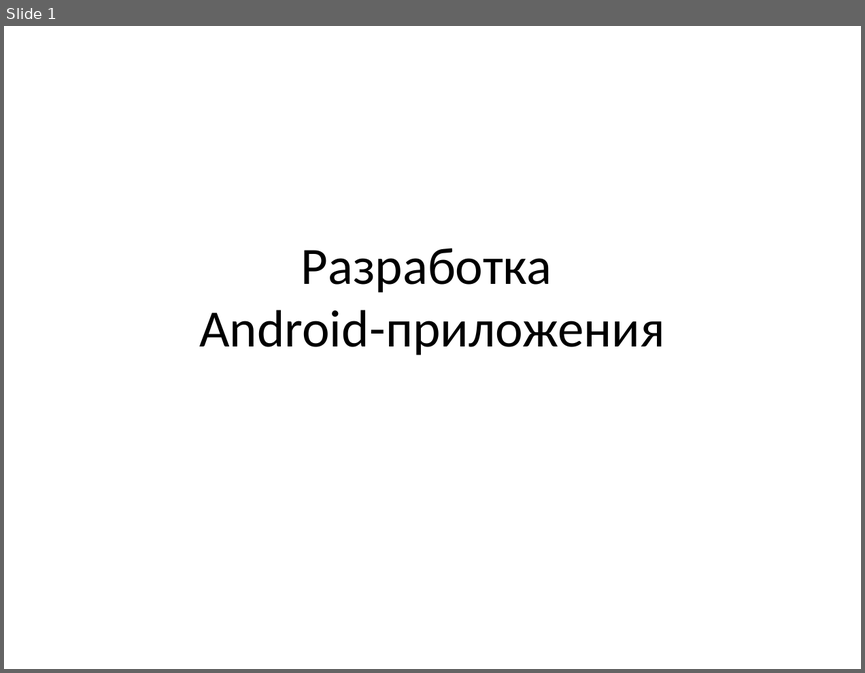
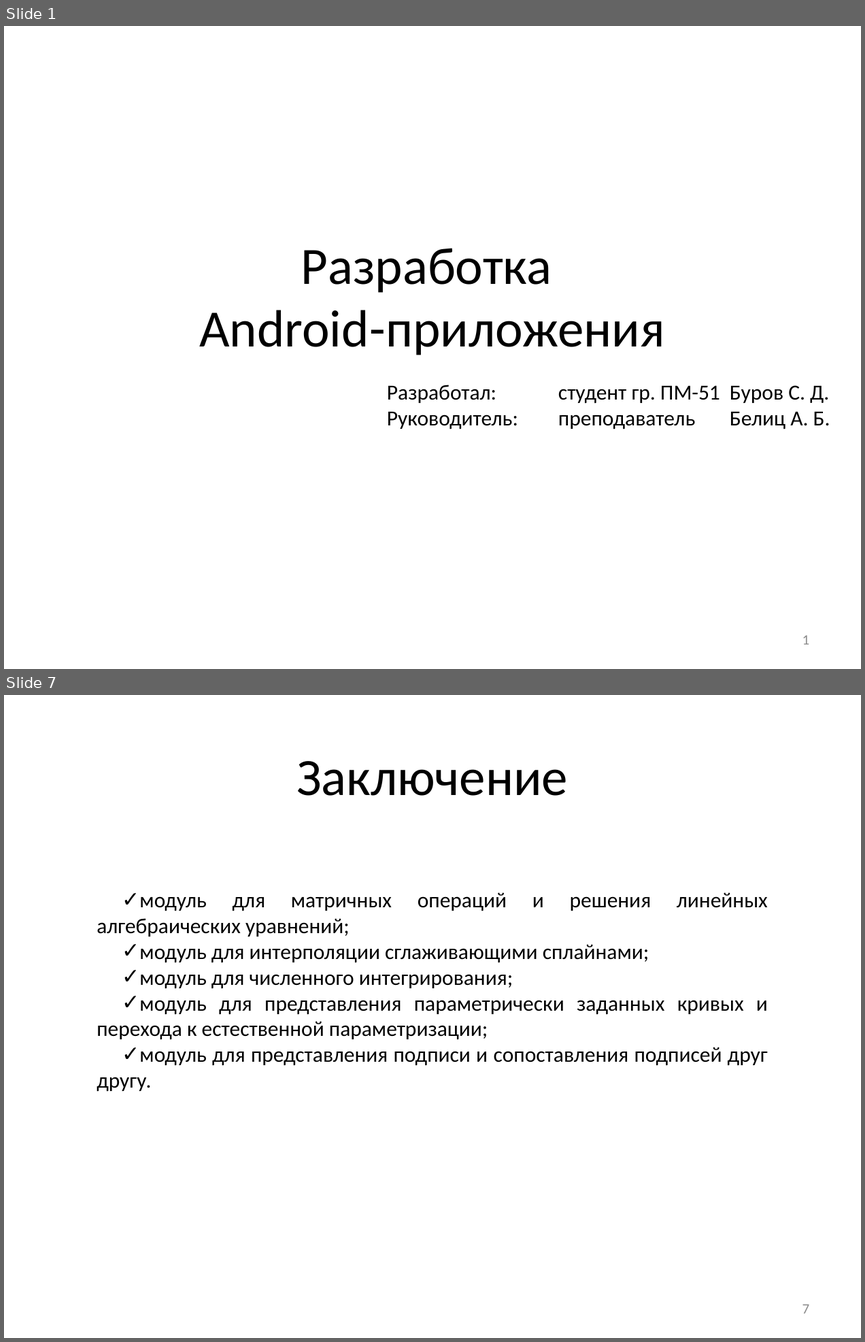
Before and after one commit to ilionsd/explanatory_note, a slide deck: Диплом.Презентация.pptx. Shown one above the other, each under a label of ours: slide 1 before the commit, slides 1 and 7 after it; the slides between them are not shown. The pictures are 865x673 and 865x1342 pixels, drawn with LibreOffice and Linux fonts; fonts in the diff are those of the drawing. Boxes give left, top, right and bottom in pixels: in the first picture for what was removed or moved away, otherwise in the second. Text is boxed around its words. In the diff, an @@ line names an element or a change of style, - is before the commit and + after.

```diff
--- a/Диплом.Презентация.pptx
+++ b/Диплом.Презентация.pptx
@@ slide 7 added at bbox=[4, 695, 861, 1338], background #FFFFFF @@
@@ title added at bbox=[296, 761, 568, 796], 44 pt, text #000000 @@
+Заключение
@@ text added at bbox=[96, 892, 768, 1091], 18 pt, text #000000 @@
+✓ модуль для матричных операций и решения линейных алгебраических уравнений;
+✓ модуль для интерполяции сглаживающими сплайнами;
+✓ модуль для численного интегрирования;
+✓ модуль для представления параметрически заданных кривых и перехода к естественной параметризации;
+✓ модуль для представления подписи и сопоставления подписей друг другу.
@@ page number added at bbox=[802, 1304, 810, 1313], 12 pt, text #8C8C8C @@
+7
@@ slide 1 changed as well @@
@@ text added at bbox=[387, 384, 830, 429], 18 pt, text #000000 @@
+Разработал: студент гр. ПМ-51 Буров С. Д.
+Руководитель: преподаватель Белиц А. Б.
@@ page number added at bbox=[802, 635, 810, 644], 12 pt, text #8C8C8C @@
+1
```
Also in this commit, not shown: 1 other slide changed, 5 other slides added, 1 slide removed.
